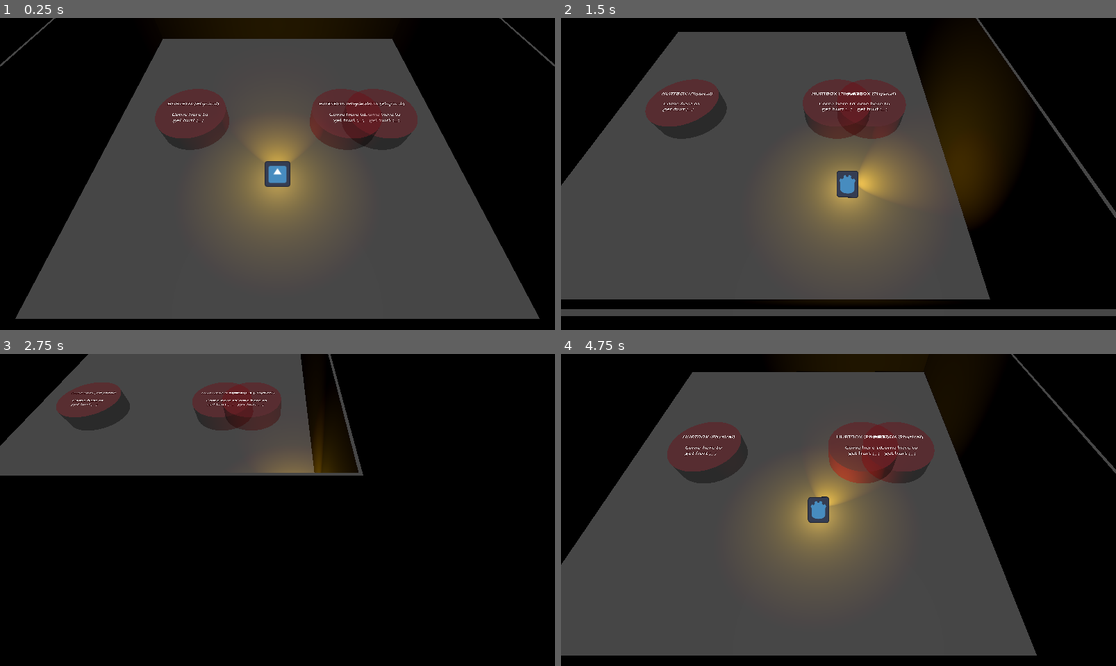
Above: before the commit, frames 1-4 (two rows, left to right).
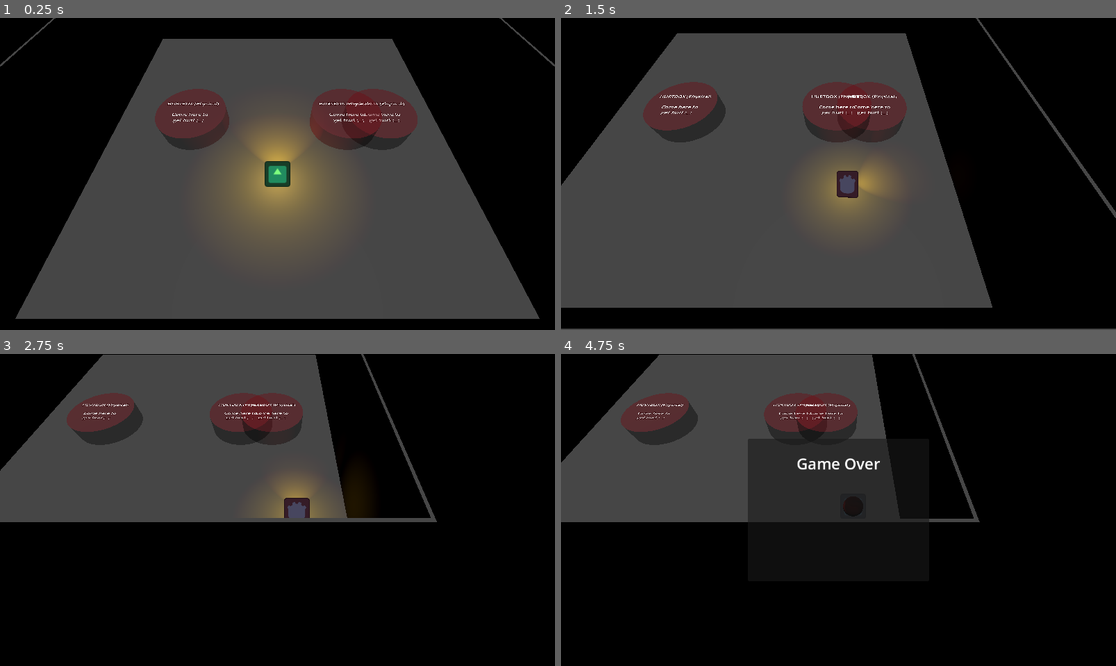
Above: after the commit, the same moments.

Repository: Rusty-Rat-Studios/dead-living-and-dying
Game: Godot game, scene res://test/2.1_player_hurtbox_collision_detection.tscn
Two runs of this game, one before a commit and one after it. Both use one fixed random seed, a clock stepped at 60 frames per second and the inputs below. This scene is started directly instead of the project's main scene. The engine's default icon, where the game draws it, is replaced by a stand-in: a white triangle on a blue panel in a dark square.
Inputs (mouse positions are in pixels of both pictures, inside the frame that each line leads up to):
- Up to frame 1 (0.25 s): no input
- Up to frame 2 (1.5 s): tap Enter at 0.5 s; move the mouse to (960, 158) at 0.52 s; hold Right (ui_right) 0.53-1.28 s; tap E (interact) at 0.6 s; tap Keypad Enter (ui_accept) at 0.77 s; move the mouse to (727, 189) at 1.27 s; hold Down (ui_down) from 1.28 s (still down); tap Tab at 1.35 s
- Up to frame 3 (2.75 s): tap Keypad Enter (ui_accept) at 1.52 s; move the mouse to (333, 441) at 2.02 s; release Down (ui_down) at 2.03 s; hold Right (ui_right) from 2.03 s (still down); tap E (interact) at 2.1 s
- Up to frame 4 (4.75 s): move the mouse to (810, 572) at 2.77 s; release Right (ui_right) at 2.78 s; hold Up (ui_up) 2.78-3.53 s; tap Tab at 2.85, 4.35 s; tap Keypad Enter (ui_accept) at 3.02, 3.77, 4.52 s; move the mouse to (1005, 556) at 3.52 s; hold Left (ui_left) from 3.53 s (still down); tap E (interact) at 3.6 s; move the mouse to (672, 463) at 4.27 s

The runs differ from the first frame. In frame 1, 2.0% of the frame differs, in the area x 37-63%, y 0-55%; in frame 2, 15%; in frame 3, 17%; in frame 4, 59%, in the area x 0-100%, y 0-97%.
Error before the commit: Parse Error: Too many arguments for "init()" call. Expected at most 2 but received 3. (res://test/game_debug.gd:18)

Commit message:
Uncouple and Cleanup game.gd & game_debug.gd

Diff:
--- a/game.gd
+++ b/game.gd
@@ -1,3 +1,4 @@
+class_name Game
 extends Node3D
 
 # state machine node-based design partially sourced from:
@@ -7,14 +8,13 @@
 @onready var player: Player = $Player
 @onready var light_directional: DirectionalLight3D = $DirectionalLight3D
 @onready var corpse: Area3D = preload("res://player/corpse.tscn").instantiate()
-@onready var key_item: Node3D = $WorldGrid/RoomBottom/KeyItem
+@onready var ghost_resourse: Resource = preload("res://ghost/ghost.tscn")
 
 
 # Called when the node enters the scene tree for the first time.
 func _ready() -> void:
 	# Initialize player
-	# pass reference of state machine, default shrine, and corpse
-	# to be controlled by player
+	# pass reference of state machine and corpse to be controlled by player
 	player.init($StateMachine, corpse)
 	# add corpse to scene as sibling of player
 	# corpse deactivates on initialization - invisible with no collision
@@ -49,12 +49,10 @@
 	# reset all ghosts, possessables, shrines, and items
 	Utility.call_for_each(find_children("Ghost*", "Ghost"), "reset")
 	Utility.call_for_each(find_children("Possessable*", "Possessable"), "reset")
-	Utility.call_for_each(find_children("Shrine*", "Shrine"), "reset")
-	Utility.call_for_each(find_children("Item*", "Item"), "reset")
+	ShrineManager.reset_shrines()
+	Utility.call_for_each(find_children("*Item*", "Item"), "reset")
 	# reset player
 	player.reset()
-	# reset key item
-	key_item.reset()
 
 
 func _on_player_state_changed(state_name: String) -> void:
@@ -79,7 +77,9 @@
 
 # TEMPORARY function to update ghost visibility based on player state
 func update_ghost_visibility(state_name: String) -> void:
-	var ghost: Ghost = get_node("WorldGrid/RoomCenter/GhostCenter")
+	# for some reason the ghost_mesh_instance is shared among all the ghosts so
+	# changing it for this changes it for all
+	var ghost: Ghost = ghost_resourse.instantiate()
 	var ghost_mesh_instance: MeshInstance3D = ghost.get_node("MeshInstance3D")
 	var ghost_mesh: CapsuleMesh = ghost_mesh_instance.mesh
 	var material: Material = ghost_mesh.material
@@ -94,3 +94,4 @@
 			opacity = 0.8
 
 	material.albedo_color.a = opacity
+	ghost.queue_free() # delete temp Ghost
--- a/test/game_debug.gd
+++ b/test/game_debug.gd
@@ -1,60 +1,4 @@
-extends Node3D
-
-# state machine node-based design partially sourced from:
-# "Starter state machines in Godot 4" by "The Shaggy Dev"
-# https://www.youtube.com/watch?v=oqFbZoA2lnU
-@onready var state_machine: Node = $StateMachine
-@onready var player: Player = $Player
-@onready var light_directional: DirectionalLight3D = $DirectionalLight3D
-@onready var corpse: Area3D = preload("res://player/corpse.tscn").instantiate()
-@onready var default_shrine: Shrine = $DebugRoom/Shrine
-
-
-# Called when the node enters the scene tree for the first time.
-func _ready() -> void:
-	# Initialize player
-	# pass reference of state machine, default shrine, and corpse
-	# to be controlled by player
-	player.init($StateMachine, default_shrine, corpse)
-	default_shrine.default = true
-	default_shrine.activate()
-	# add corpse to scene as sibling of player
-	# corpse deactivates on initialization - invisible with no collision
-	add_child(corpse)
-
-	# Initialize state machine
-	# pass reference of the player to the states
-	state_machine.init($Player)
-	SignalBus.player_state_changed.connect(_on_player_state_changed)
-
-
-func _unhandled_input(event: InputEvent) -> void:
-	state_machine.process_input(event)
-
-
-func _physics_process(delta: float) -> void:
-	# handle basic movement before passing to state-specific actions
-	state_machine.process_physics(delta)
-
-
-func _process(delta: float) -> void:
-	state_machine.process_frame(delta)
-
-
-func reset() -> void:
-	# find_children(pattern: String, type: String = "") returns const Array
-	# of all nodes in the entire scene with name matching pattern string
-	# and type matching type string
-		# Note: wildcard '*' used to select any node starting with "NodeName[xyz]"
-		# e.g. Ghost* gets GhostLeft1, GhostLeft2, GhostRight1, etc
-
-	# reset all ghosts, possessables, shrines, and items
-	Utility.call_for_each(find_children("Ghost*", "Ghost"), "reset")
-	Utility.call_for_each(find_children("Possessable*", "Possessable"), "reset")
-	Utility.call_for_each(find_children("Shrine*", "Shrine"), "reset")
-	Utility.call_for_each(find_children("Item*", "Item"), "reset")
-	# reset player
-	player.reset()
+extends Game
 
 
 func _on_player_state_changed(state_name: String) -> void:
@@ -69,3 +13,6 @@
 		"Dead":
 			player.light_omni.visible = false
 			player.light_spot.visible = false
+
+	# TEMPORARY
+	update_ghost_visibility(state_name)
Not shown: 1 places in player/player.tscn that only renumber resources
